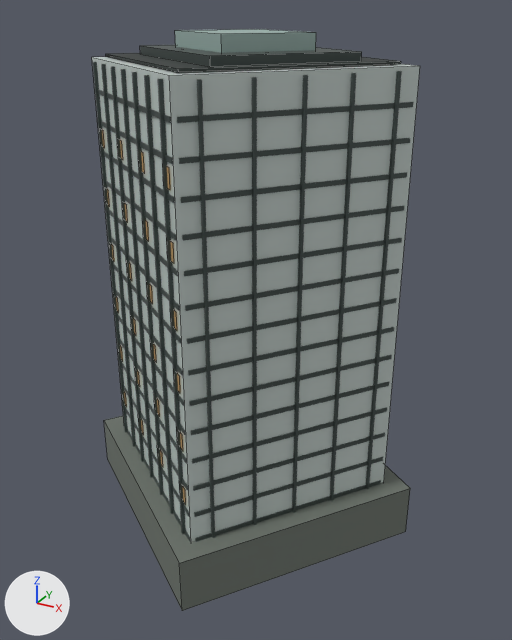
Before and after pictures for a commit that changed the Blender file landmarks/assets/ketong-tower.blend.
Both versions are drawn from a 50 mm camera at (70.3, -122.7, 107.8) aimed at (3.2, -0.8, 46.9). Arrows for +X, +Y and +Z are at lower left; the lights stay in place. The older version comes first. Mesh edges are drawn as thin lines on the coarser meshes.

Names of what the first picture shows: 'crown_box', 'crown_box.001', 'envelope', 'fins', 'floor_bands', 'night_windows', 'podium', 'roof_deck'.
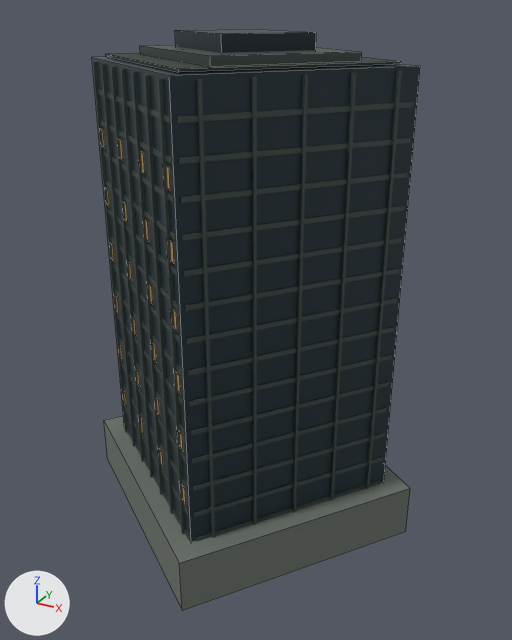
Pixel boxes (x1, y1, x2, y2) of what changed, in the pictures (512 x 640 px):
```json
{"object": "envelope", "change": "recoloured", "before": [92, 57, 420, 542], "after": [92, 57, 420, 542], "on screen": "darker"}
{"object": "crown_box.001", "change": "recoloured", "before": [175, 29, 316, 53], "after": [175, 29, 316, 53], "on screen": "grey to dark blue"}
```

Edits to the scene script, one JSON object a line:
```json
{"op": "set", "path": "mat_glass.base_color", "old": "(0.558, 0.631, 0.604)", "new": "(0.0176, 0.0343, 0.0452)", "note": "light grey #c5d0cc -> dark blue #24343c"}
{"op": "set", "path": "mat_glass_alt.base_color", "old": "(0.342, 0.468, 0.434)", "new": "(0.0116, 0.0252, 0.0343)", "note": "grey #9eb6b0 -> dark blue #1c2c34"}
```
